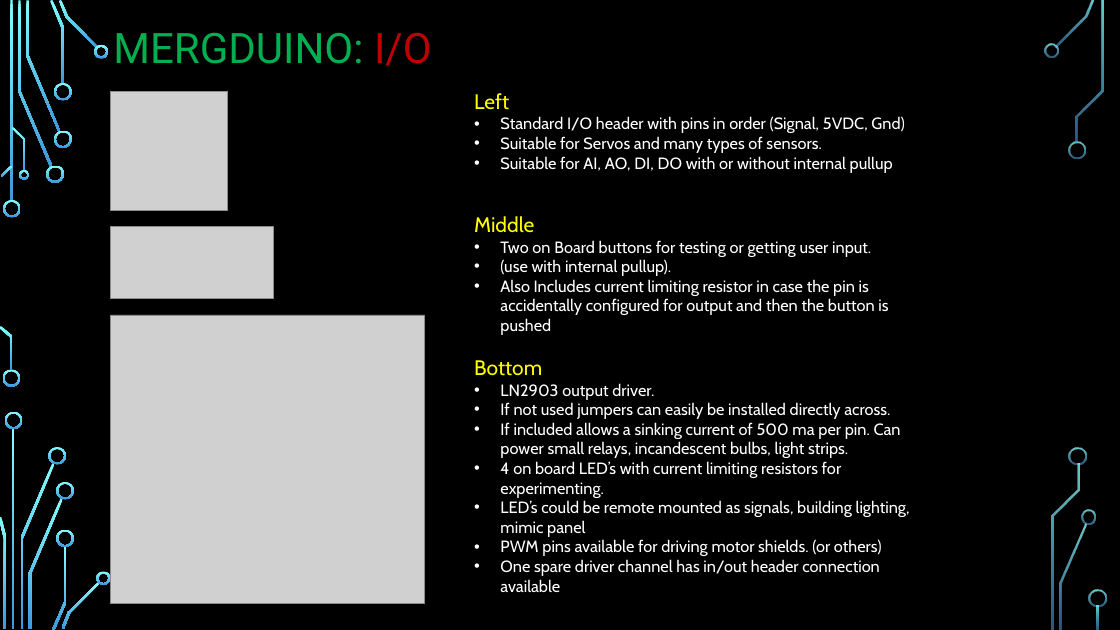
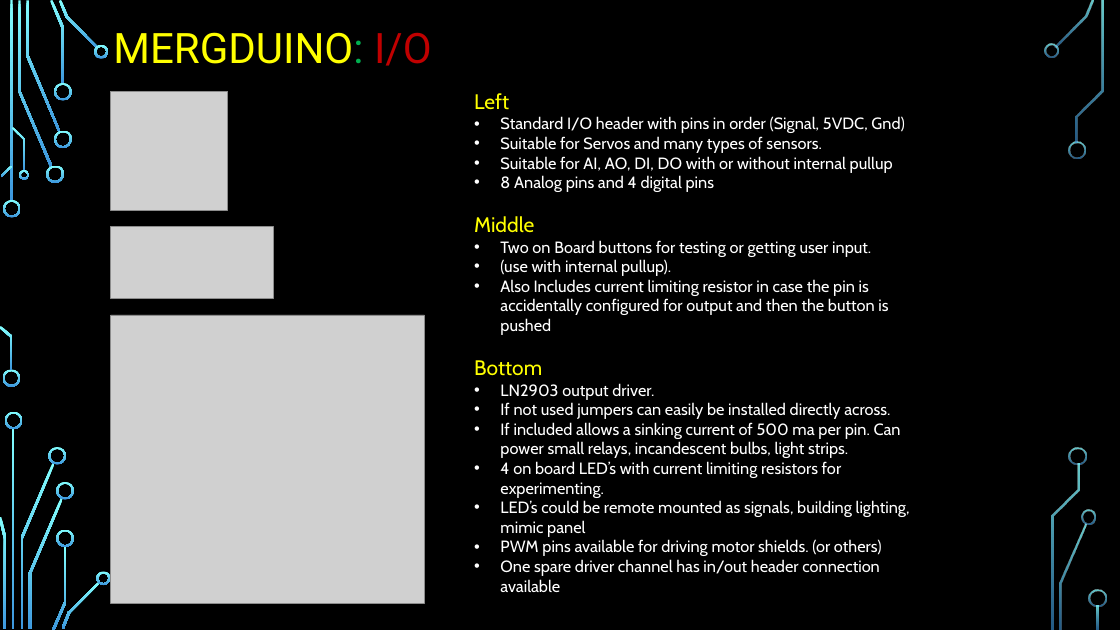
Before and after one commit to Alan-Lomax/MERG-SIG-Presentations, a slide deck: slide 6 of Practical Arduino - Ground Up.pptx. Drawn at 1120x630 pixels with LibreOffice and Linux fonts; fonts in the diff are those of the drawing; grey boxes stand for pictures; background and template pictures are left out. Boxes give left, top, right and bottom in pixels: in the first picture for what was removed or moved away, otherwise in the second. Text is boxed around its words. In the diff, an @@ line names an element or a change of style, - is before the commit and + after.

```diff
--- a/Practical Arduino - Ground Up.pptx
+++ b/Practical Arduino - Ground Up.pptx
@@ title "MERGDUINO: I/O" at [113, 32, 432, 66]: text colour #00B050 to #FFFF00 in "MERGDUINO:" @@
@@ text at [500, 175, 714, 192]: paragraph added @@
+• 8 Analog pins and 4 digital pins
```
Also in this commit, not shown: 7 other slides changed, 1 slide added.
